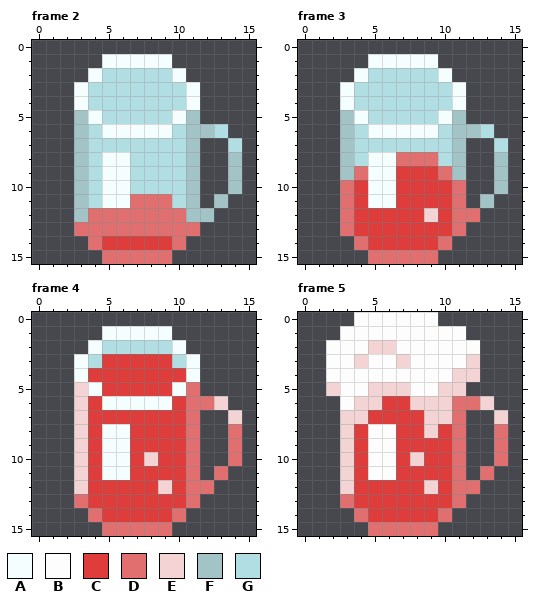
File history of a pixel-art file, art/beer-glass-lg.aseprite. Above is the file before it was changed.
16x16 pixels, 5 frames. Shown: frame 2, frame 3, frame 4, frame 5.
Visible layers, top first: "beer red", "beer dark", "beer light", "water".
Palette (. is transparent): A #f5fefe  B #fdfdfd  C #de3d3b  D #e26f6f  E #f3d3d3  F #a3c4c7  G #b0dee3
Pixels before, frame 2, first column x 3:
 1 ..AAAAA.....
 2 .AGGGGGA....
 3 AGGGGGGGA...
 4 AGGGGGGGA...
 5 FAGGGGGAF...
 6 FGAAAAAGFFG.
 7 FGGGGGGGF..G
 8 FGAAGGGGF..F
 9 FGAAGGGGF..F
10 FGAAGGGGF..F
11 FGAADDDGF.F.
12 FDDDDDDDFF..
13 DDDDDDDDD...
14 .DCCCCCD....
15 ..DDDDD.....
Pixels before, frame 3, first column x 3:
 1 ..AAAAA.....
 2 .AGGGGGA....
 3 AGGGGGGGA...
 4 AGGGGGGGA...
 5 FAGGGGGAF...
 6 FGAAAAAGFFG.
 7 FGGGGGGGF..G
 8 FGAADDDGF..F
 9 FDAACCCDF..F
10 DCAACCCCD..F
11 DCAACCCCD.F.
12 DCCCCCECDD..
13 DCCCCCCCD...
14 .DCCCCCD....
15 ..DDDDD.....
Pixels before, frame 4, first column x 3:
 1 ..AAAAA.....
 2 .AGGGGGA....
 3 AGCCCCCGA...
 4 ACCCCCCCA...
 5 EACCCCCAD...
 6 ECAAAAACDDE.
 7 ECCCCCCCD..E
 8 ECAACCCCD..D
 9 ECAACCCCD..D
10 ECAACECCD..D
11 ECAACCCCD.D.
12 ECCCCCECDD..
13 DCCCCCCCD...
14 .DCCCCCD....
15 ..DDDDD.....
Pixels before, frame 5, first column x 2:
 0 ..BBBBBB.....
 1 .BBBBBBBBB...
 2 BBBEEBBBBBB..
 3 BBEBBEBBBBE..
 4 BBBBBBBBBEE..
 5 EBBEEEBBEE...
 6 .BEECCEEEDDE.
 7 .EECCCCEED..E
 8 .ECBBCCECD..D
 9 .ECBBCCCCD..D
10 .ECBBCECCD..D
11 .ECBBCCCCD.D.
12 .ECCCCCECDD..
13 .DCCCCCCCD...
14 ..DCCCCCD....
15 ...DDDDD.....
Now the later version:
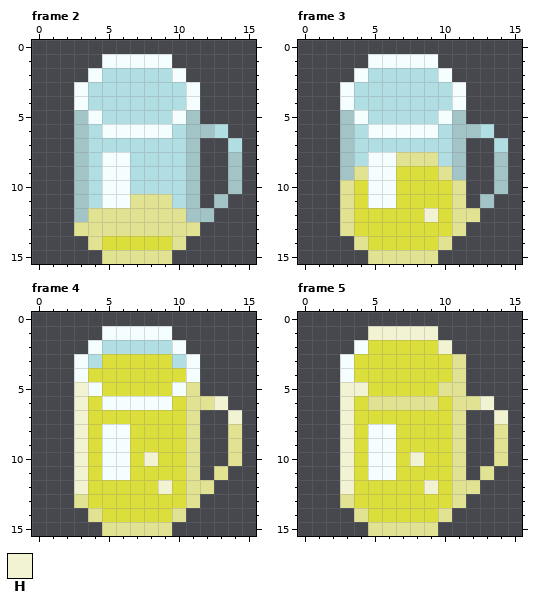
Colours new in this view: H #f2f3d3
Edits made:
layer "lemonade" added
layer "beer light" now hidden
layer "beer dark" now hidden
layer "beer red" now hidden
Colour C changes from #de3d3b to #dbde3b.
Colour D changes from #e26f6f to #e1e392.
Frame 3:
Colour H replaces colour E in row 12 at x 9.
Frame 4:
Colour H replaces colour E in row 5 at x 3; in row 6 at x 3 and 13; in row 7 at x 3 and 14; in rows 8 to 9 at x 3; in row 10 at x 3 and 8; in row 11 at x 3.
Colour H replaces colour E in row 12 at x 3 and 9.
Frame 5:
Colour A replaces colour B in row 2 at x 4; in rows 3 to 4 at x 3; in rows 8 to 11 at x 5 to 6.
Colour C replaces colour B in row 2 at x 7 to 9; in row 3 at x 5 to 6 and 8 to 10; in row 4 at x 4 to 10; in row 5 at x 8 to 9.
Colour C replaces colour E in row 2 at x 5 to 6; in row 3 at x 4 and 7; in row 5 at x 5 to 7; in row 6 at x 4 and 10; in row 7 at x 4 and 9 to 10; in row 8 at x 9.
Colour D replaces colour B in row 3 at x 11.
Colour D replaces colour C in row 6 at x 6 to 7.
Colour D replaces colour E in row 4 at x 11; in row 5 at x 10 to 11; in row 6 at x 5 and 8 to 9.
Colour H replaces colour B in row 1 at x 5 to 9; in row 2 at x 10; in row 5 at x 3 to 4; in row 6 at x 3.
Colour H replaces colour E in row 6 at x 13; in row 7 at x 3 and 14; in rows 8 to 9 at x 3; in row 10 at x 3 and 8; in row 11 at x 3; in row 12 at x 3 and 9.
Colour B is gone in row 0 at x 4 to 9; in row 1 at x 3 to 4 and 10 to 11; in row 2 at x 2 to 3 and 11 to 12; in rows 3 to 4 at x 2.
Colour E is gone in rows 3 to 4 at x 12; in row 5 at x 2.
